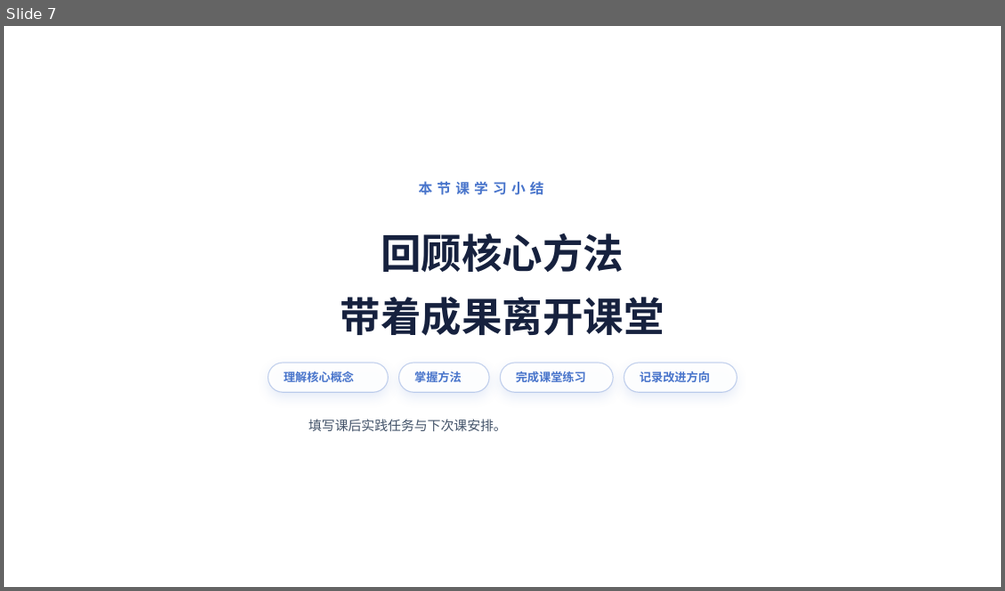
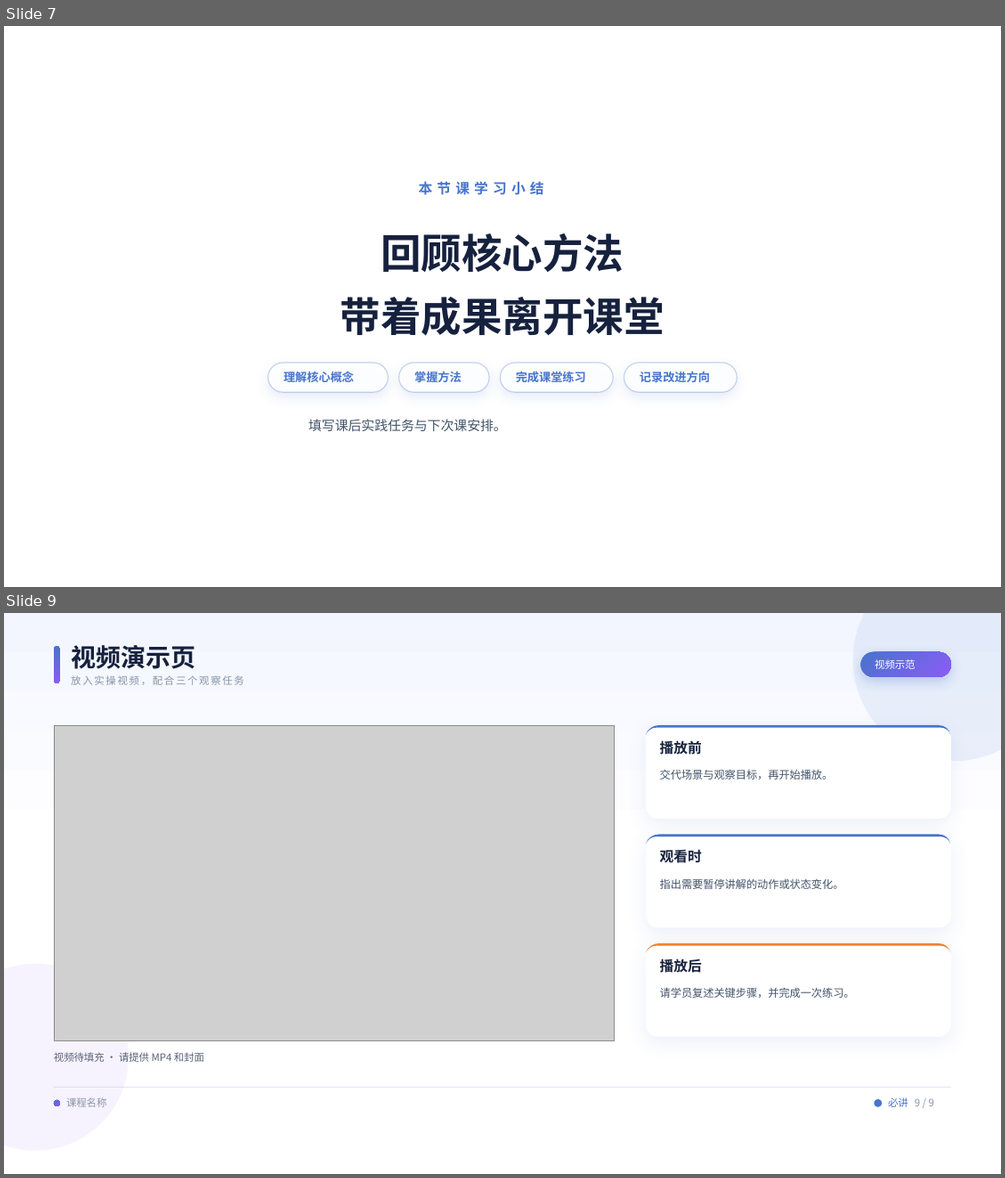
Before and after one commit to EasonZhu1997/instructor-course-ppt-template-skill, a slide deck: assets/template.pptx. Shown one above the other, each under a label of ours: slide 7 before the commit, slides 7 and 9 after it; the slides between them are not shown. The pictures are 1005x591 and 1005x1178 pixels, drawn with LibreOffice and Linux fonts; fonts in the diff are those of the drawing; grey boxes stand for pictures; background and template pictures are left out. Boxes give left, top, right and bottom in pixels: in the first picture for what was removed or moved away, otherwise in the second. Text is boxed around its words. In the diff, an @@ line names an element or a change of style, - is before the commit and + after.

```diff
--- a/assets/template.pptx
+++ b/assets/template.pptx
@@ slide 9 added at (x1=4, y1=613, x2=1001, y2=1174), background #FFFFFF @@
@@ rectangle added at (x1=4, y1=613, x2=1001, y2=1174), fill gradient #F3F6FF to #FFFFFF @@
@@ rounded rectangle added at (x1=853, y1=613, x2=1001, y2=761), fill #4874CB at 9% opacity @@
@@ rounded rectangle added at (x1=54, y1=646, x2=60, y2=683), fill gradient #4874CB to #8B5CF6 @@
@@ text added at (x1=71, y1=645, x2=195, y2=669), 24 pt, text #16213E, bold @@
+视频演示页
@@ rounded rectangle added at (x1=861, y1=652, x2=952, y2=676), fill gradient #4874CB to #8B5CF6 @@
@@ text added at (x1=874, y1=659, x2=914, y2=669), 9.8 pt, text #FFFFFF @@
+视频示范
@@ text added at (x1=71, y1=675, x2=244, y2=685), 9.8 pt, text #8A94A6 @@
+放入实操视频，配合三个观察任务
@@ picture added at (x1=54, y1=725, x2=615, y2=1041) @@
@@ rounded rectangle added at (x1=646, y1=725, x2=951, y2=819), fill #FFFFFF @@
@@ freeform shape added at (x1=646, y1=725, x2=951, y2=819), fill #4874CB @@
@@ text added at (x1=660, y1=738, x2=702, y2=757), 13.5 pt, text #16213E, bold @@
+播放前
@@ text added at (x1=660, y1=770, x2=833, y2=779), 10.5 pt, text #44546A @@
+交代场景与观察目标，再开始播放。
@@ rounded rectangle added at (x1=646, y1=835, x2=951, y2=928), fill #FFFFFF @@
@@ freeform shape added at (x1=646, y1=835, x2=951, y2=928), fill #4874CB @@
@@ text added at (x1=660, y1=850, x2=702, y2=863), 13.5 pt, text #16213E, bold @@
+观看时
@@ text added at (x1=660, y1=878, x2=844, y2=889), 10.5 pt, text #44546A @@
+指出需要暂停讲解的动作或状态变化。
@@ rounded rectangle added at (x1=646, y1=943, x2=951, y2=1037), fill #FFFFFF @@
@@ freeform shape added at (x1=646, y1=943, x2=951, y2=1037), fill #EE822F @@
@@ text added at (x1=660, y1=958, x2=702, y2=973), 13.5 pt, text #16213E, bold @@
+播放后
@@ rounded rectangle added at (x1=4, y1=964, x2=129, y2=1151), fill #8B5CF6 at 7% opacity @@
@@ text added at (x1=660, y1=987, x2=855, y2=997), 10.5 pt, text #44546A @@
+请学员复述关键步骤，并完成一次练习。
@@ text added at (x1=54, y1=1052, x2=204, y2=1062), 9.8 pt, text #5B6478 @@
+视频待填充 · 请提供 MP4 和封面
@@ rectangle added at (x1=54, y1=1086, x2=952, y2=1087), fill #4874CB at 16% opacity @@
@@ rounded rectangle added at (x1=54, y1=1100, x2=60, y2=1106), fill gradient #4874CB to #8B5CF6 @@
@@ text added at (x1=66, y1=1097, x2=106, y2=1107), 9.8 pt, text #8A94A6 @@
+课程名称
@@ rounded rectangle added at (x1=874, y1=1099, x2=882, y2=1107), fill #4874CB @@
@@ text added at (x1=888, y1=1097, x2=908, y2=1107), 9.8 pt, text #4874CB @@
+必讲
@@ text added at (x1=914, y1=1098, x2=934, y2=1106), 9.8 pt, text #8A94A6 @@
+9 / 9
```
Also in this commit, not shown: 1 other slide added, 27 other files.
